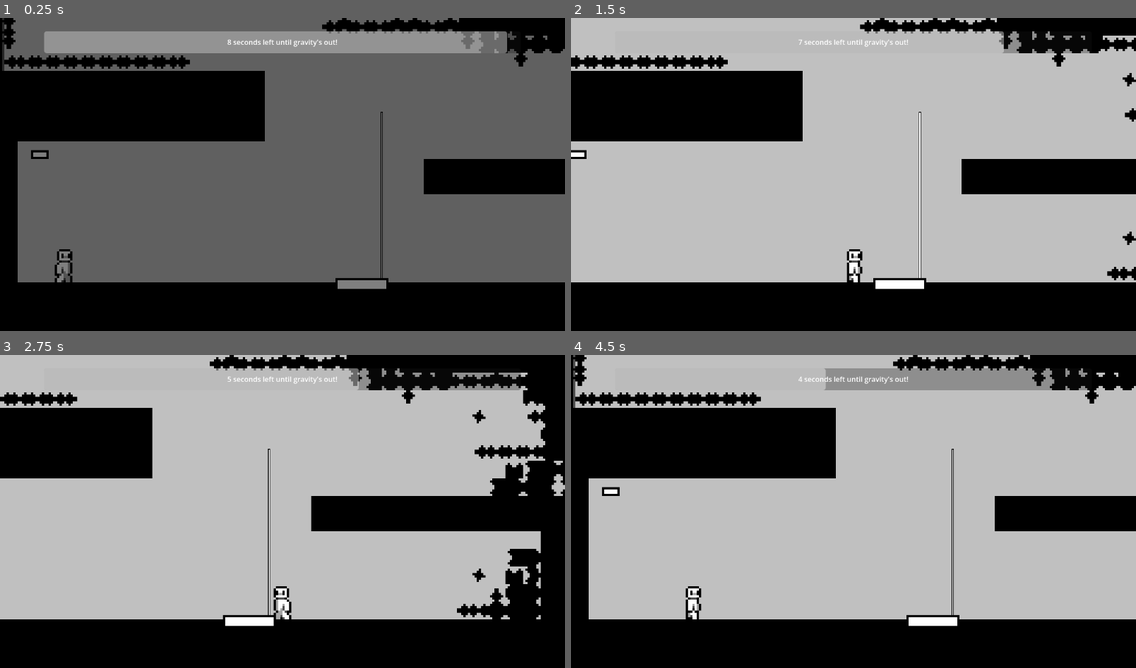
Above: before the commit, frames 1-4 (two rows, left to right).
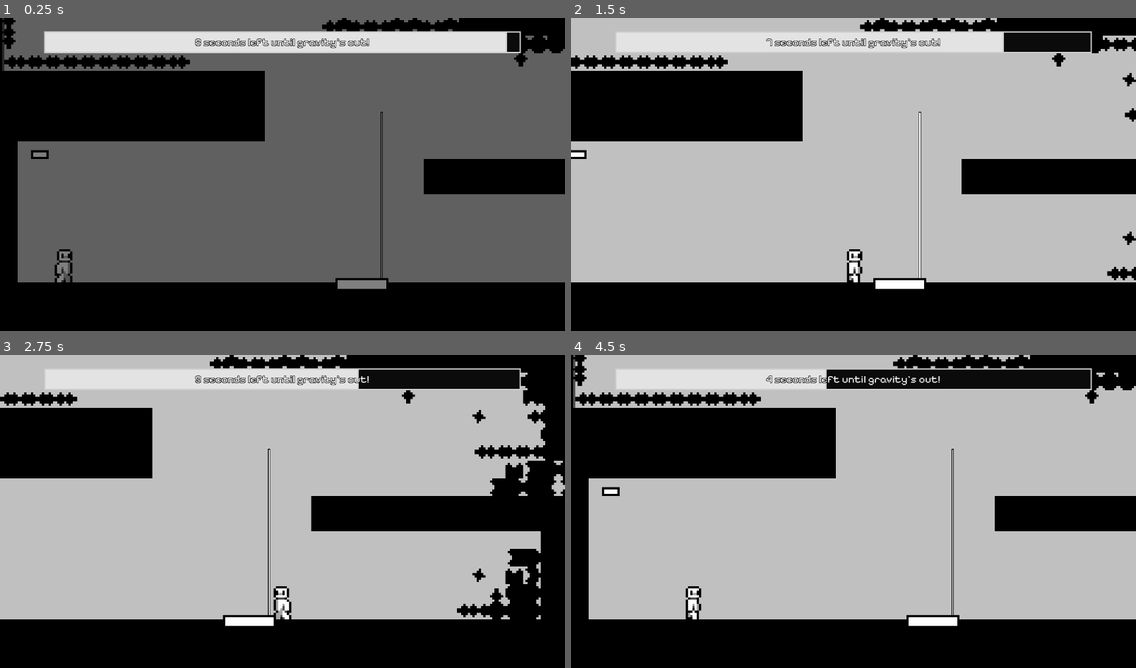
Above: after the commit, the same moments.

Repository: Choco-latez/gmtk-2026
Game: Godot game, scene res://Map/level 4.tscn
Two runs of this game, one before a commit and one after it. Both use one fixed random seed, a clock stepped at 60 frames per second and the inputs below.
Inputs (mouse positions are in pixels of both pictures, inside the frame that each line leads up to):
- Up to frame 1 (0.25 s): no input
- Up to frame 2 (1.5 s): tap Enter at 0.5 s; move the mouse to (825, 240) at 0.52 s; hold Right (RIGHT) from 0.53 s (still down); tap Z (DIVE) at 0.6 s; click (825, 240) at 0.67 s; tap X (JUMP) at 0.77 s; move the mouse to (1023, 224) at 1.27 s; tap C (USE) at 1.35 s
- Up to frame 3 (2.75 s): tap X (JUMP) at 1.52 s; move the mouse to (113, 464) at 2.02 s; release Right (RIGHT) at 2.03 s; hold Left (LEFT) from 2.03 s (still down); tap Z (DIVE) at 2.1 s
- Up to frame 4 (4.5 s): move the mouse to (881, 514) at 2.77 s; tap C (USE) at 2.85, 4.35 s; click (881, 514) at 2.92 s; tap X (JUMP) at 3.02, 3.77 s; move the mouse to (768, 433) at 3.52 s; tap Z (DIVE) at 3.6 s; move the mouse to (977, 498) at 4.27 s; release Left (LEFT) at 4.28 s; hold Right (RIGHT) from 4.28 s (still down)

The runs differ from the first frame. In frame 1, 5.7% of the frame differs, in the area x 7-93%, y 4-12%; in frame 2, 4.4%; in frame 3, 4.0%; in frame 4, 5.0%.

Commit message:
Style and improve Countdown

Diff:
--- a/gmtk-2026/UI/Scripts/countdown.gd
+++ b/gmtk-2026/UI/Scripts/countdown.gd
@@ -31,10 +31,16 @@
 	if not pause_timer:
 		if gravity_working:
 			%ProgressBar.value = $Timer.time_left
-			%ProgressLabel.text = str(int(round($Timer.time_left))) + " seconds left until gravity's out!"
+			if int(round($Timer.time_left)) == 1:
+				%ProgressLabel.text = str(int(round($Timer.time_left))) + " second left until gravity's out!"
+			else:
+				%ProgressLabel.text = str(int(round($Timer.time_left))) + " seconds left until gravity's out!"
 		else:
 			%ProgressBar.value = countdown_time - $Timer.time_left
-			%ProgressLabel.text = str(int (round($Timer.time_left))) + " seconds left until gravity's back!"
+			if int(round($Timer.time_left)) == 1:
+				%ProgressLabel.text = str(int(round($Timer.time_left))) + " second left until gravity's back!"
+			else:
+				%ProgressLabel.text = str(int(round($Timer.time_left))) + " seconds left until gravity's back!"
 
 func _on_timer_timeout() -> void:
 	gravity_working = !gravity_working
--- a/gmtk-2026/UI/countdown.tscn
+++ b/gmtk-2026/UI/countdown.tscn
@@ -1,6 +1,28 @@
 [gd_scene format=3 uid="uid://bf0tp1d4suvgu"]
 
 [ext_resource type="Script" uid="uid://bg0e6ngfpnint" path="res://UI/Scripts/countdown.gd" id="1_be6yj"]
+[ext_resource type="FontFile" uid="uid://cg2ujug2km488" path="res://Fonts/PixelifySans-VariableFont_wght.ttf" id="1_rspf5"]
+
+[sub_resource type="StyleBoxFlat" id="StyleBoxFlat_rspf5"]
+bg_color = Color(0.043137256, 0.043137256, 0.043137256, 1)
+border_width_left = 3
+border_width_top = 3
+border_width_right = 3
+border_width_bottom = 3
+
+[sub_resource type="StyleBoxFlat" id="StyleBoxFlat_4a1qy"]
+bg_color = Color(0.8901961, 0.8901961, 0.8901961, 1)
+border_width_left = 3
+border_width_top = 3
+border_width_right = 3
+border_width_bottom = 3
+
+[sub_resource type="Theme" id="Theme_8lpa8"]
+default_font = ExtResource("1_rspf5")
+default_font_size = 24
+Label/constants/outline_size = 4
+ProgressBar/styles/background = SubResource("StyleBoxFlat_rspf5")
+ProgressBar/styles/fill = SubResource("StyleBoxFlat_4a1qy")
 
 [node name="Countdown" type="Control" unique_id=1818328806]
 layout_mode = 3
@@ -9,6 +31,7 @@
 anchor_bottom = 1.0
 grow_horizontal = 2
 grow_vertical = 2
+theme = SubResource("Theme_8lpa8")
 script = ExtResource("1_be6yj")
 countdown_time = 10.0
 
@@ -25,7 +48,6 @@
 
 [node name="ProgressBar" type="ProgressBar" parent="MarginContainer" unique_id=1946559402]
 unique_name_in_owner = true
-visible = false
 custom_minimum_size = Vector2(0, 50)
 layout_mode = 2
 show_percentage = false
